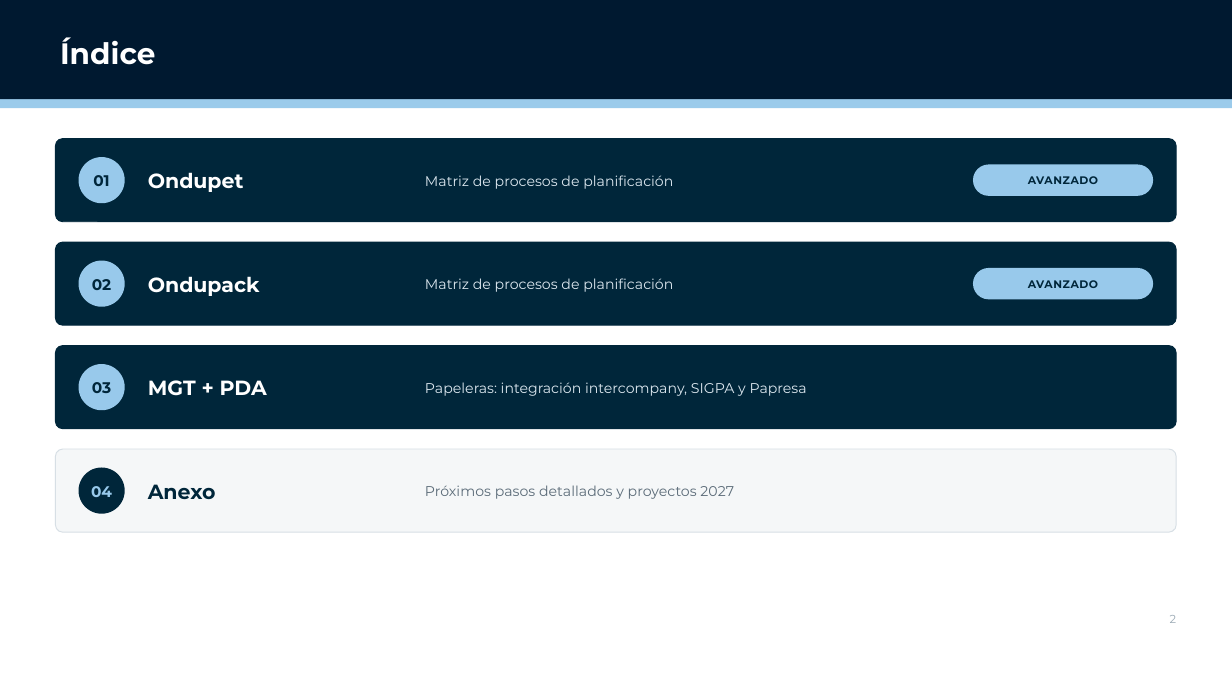
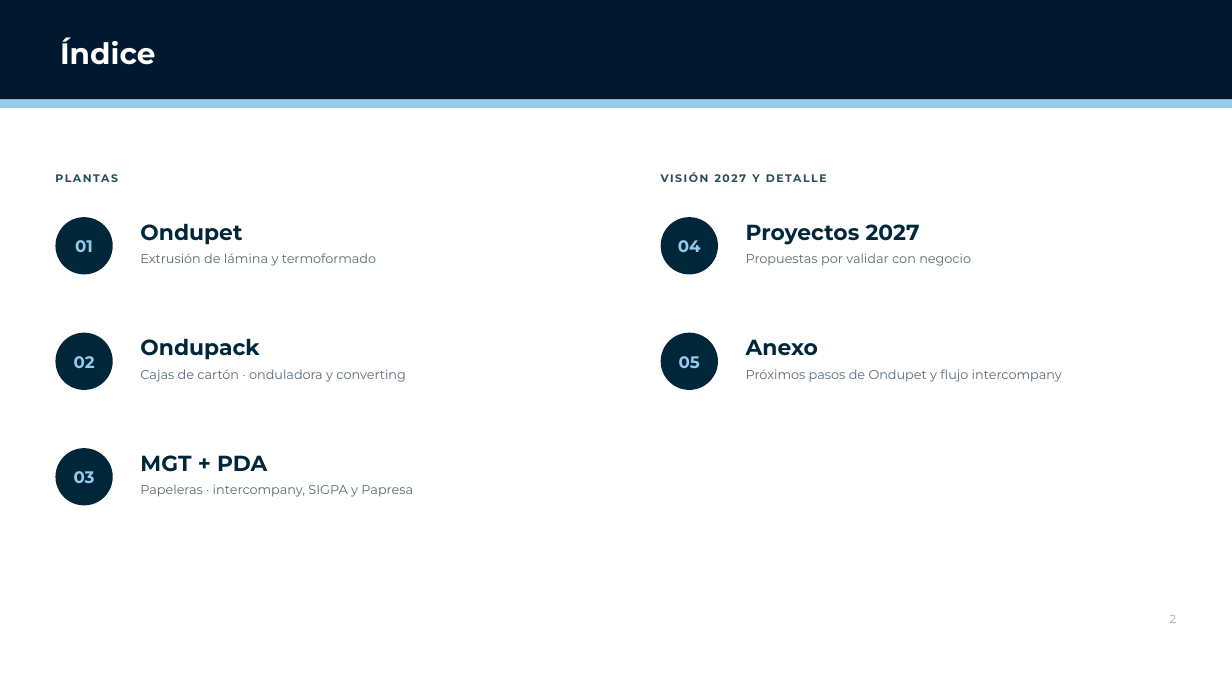
Before and after one commit to Enrique24799/AGSA, a slide deck: slide 2 of presentaciones/Planificacion_Packaging_CL.pptx. Drawn at 1232x693 pixels with LibreOffice and Linux fonts; fonts in the diff are those of the drawing; background and template pictures are left out. Boxes give left, top, right and bottom in pixels: in the first picture for what was removed or moved away, otherwise in the second. Text is boxed around its words. In the diff, an @@ line names an element or a change of style, - is before the commit and + after.

```diff
--- a/presentaciones/Planificacion_Packaging_CL.pptx
+++ b/presentaciones/Planificacion_Packaging_CL.pptx
@@ rounded rectangle removed at <box>55,139,1177,222</box> @@
@@ text added at <box>55,171,518,191</box>, 8.5 pt, text #244C5A, bold @@
+PLANTAS
@@ text removed at <box>425,175,673,189</box> @@
-Matriz de procesos de planificación
@@ text added at <box>752,174,759,182</box>, 8.5 pt, text #244C5A, bold @@
+VISIÓN 2027 Y DETALLE
@@ rounded rectangle removed at <box>973,165,1153,196</box> @@
-AVANZADO
@@ ellipse "01": place and size @@
-ellipse "01" at <box>79,157,125,203</box>
+ellipse "01" at <box>55,217,113,274</box>
@@ text "Ondupet": place and size @@
-text "Ondupet" at <box>148,172,244,192</box>
+text "Ondupet" at <box>140,223,242,245</box>
@@ ellipse "04": place and size @@
-ellipse "04" at <box>79,468,125,514</box>
+ellipse "04" at <box>661,217,718,274</box>
@@ ellipse "04" at <box>661,217,718,274</box>: size 12 to 13 pt @@
@@ text added at <box>746,224,920,245</box>, 17 pt, text #00263A, bold @@
+Proyectos 2027
@@ rounded rectangle removed at <box>55,242,1177,325</box> @@
@@ text added at <box>140,253,376,266</box>, 10 pt, text #5B6B78 @@
+Extrusión de lámina y termoformado
@@ text added at <box>746,253,971,266</box>, 10 pt, text #5B6B78 @@
+Propuestas por validar con negocio
@@ rounded rectangle removed at <box>973,268,1153,299</box> @@
-AVANZADO
@@ text removed at <box>425,278,673,292</box> @@
-Matriz de procesos de planificación
@@ text "Ondupack": place and size @@
-text "Ondupack" at <box>148,276,260,296</box>
+text "Ondupack" at <box>140,338,259,360</box>
@@ text "Anexo": place and size @@
-text "Anexo" at <box>148,484,216,499</box>
+text "Anexo" at <box>746,339,818,355</box>
@@ text "Anexo" at <box>746,339,818,355</box>: size 16 to 17 pt @@
@@ ellipse "02": place and size @@
-ellipse "02" at <box>79,261,125,307</box>
+ellipse "02" at <box>55,333,113,390</box>
@@ rounded rectangle removed at <box>55,346,1177,429</box> @@
@@ ellipse added at <box>661,333,718,390</box>, fill #00263A, 13 pt, text #98C9EB, bold @@
+05
@@ text added at <box>140,369,406,382</box>, 10 pt, text #5B6B78 @@
+Cajas de cartón · onduladora y converting
@@ text added at <box>746,369,1062,382</box>, 10 pt, text #5B6B78 @@
+Próximos pasos de Ondupet y flujo intercompany
@@ size 12 to 13 pt, text colour #00263A to #98C9EB; fill #98C9EB to #00263A in 3 elements at <box>55,217,113,274</box>, <box>55,333,113,390</box>, <box>55,448,113,506</box> @@
@@ ellipse "03": place and size @@
-ellipse "03" at <box>79,364,125,410</box>
+ellipse "03" at <box>55,448,113,506</box>
@@ rounded rectangle removed at <box>55,449,1177,532</box> @@
@@ size 16 to 17 pt, text colour #FFFFFF to #00263A in 3 elements at <box>140,223,242,245</box>, <box>140,338,259,360</box>, <box>140,455,267,472</box> @@
@@ text "MGT + PDA": place and size @@
-text "MGT + PDA" at <box>148,380,267,396</box>
+text "MGT + PDA" at <box>140,455,267,472</box>
@@ text at <box>140,484,413,497</box>: text changed; size 11 to 10 pt; text colour #DCE7EF to #5B6B78 @@
-Papeleras: integración intercompany, SIGPA y Papresa
+Papeleras · intercompany, SIGPA y Papresa
@@ text "Papeleras · intercompany, SIGPA y ..." at <box>140,484,413,497</box>: vertical alignment middle to top @@
@@ text removed at <box>425,485,734,499</box> @@
-Próximos pasos detallados y proyectos 2027
```
Also in this commit, not shown: 8 other slides changed, 1 slide added.
